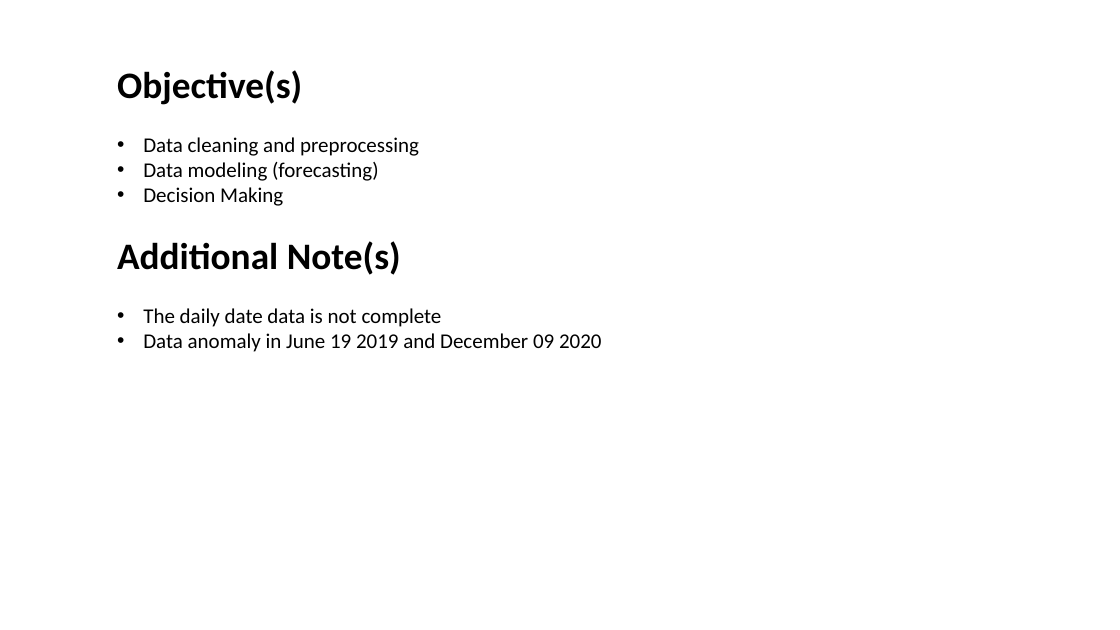
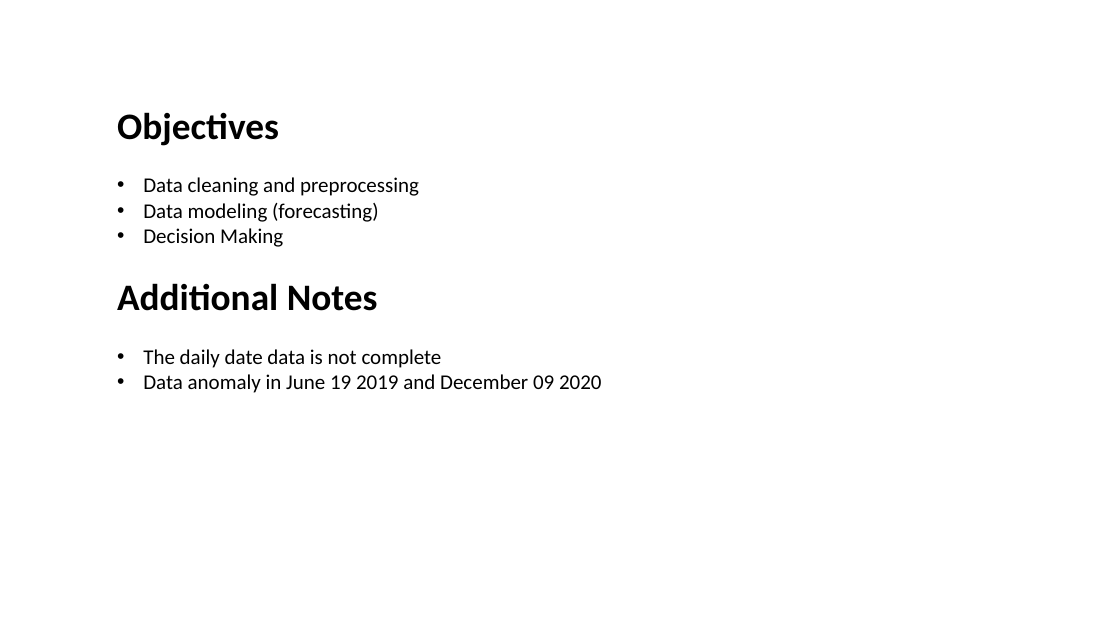
Before and after one commit to jafar-shodiq/complete-proj, a slide deck: slide 3 of 2021/07/apply/ilmuone-data/ppt.pptx. Drawn at 1120x630 pixels with LibreOffice and Linux fonts; fonts in the diff are those of the drawing. Boxes give left, top, right and bottom in pixels: in the first picture for what was removed or moved away, otherwise in the second. Text is boxed around its words. In the diff, an @@ line names an element or a change of style, - is before the commit and + after.

```diff
--- a/2021/07/apply/ilmuone-data/ppt.pptx
+++ b/2021/07/apply/ilmuone-data/ppt.pptx
@@ text "Objectives": place and size @@
-text "Objectives" at <box>117,70,419,206</box>
+text "Objectives" at <box>117,112,419,247</box>
@@ text at <box>117,112,279,146</box>: text changed @@
-Objective(s)
+Objectives
@@ text "Additional Notes": place and size @@
-text "Additional Notes" at <box>117,241,602,352</box>
+text "Additional Notes" at <box>117,283,602,393</box>
@@ text at <box>117,283,378,311</box>: text changed @@
-Additional Note(s)
+Additional Notes
```
Also in this commit, not shown: 4 other slides changed, 5 slides added, 1 slide removed, 9 other files.
